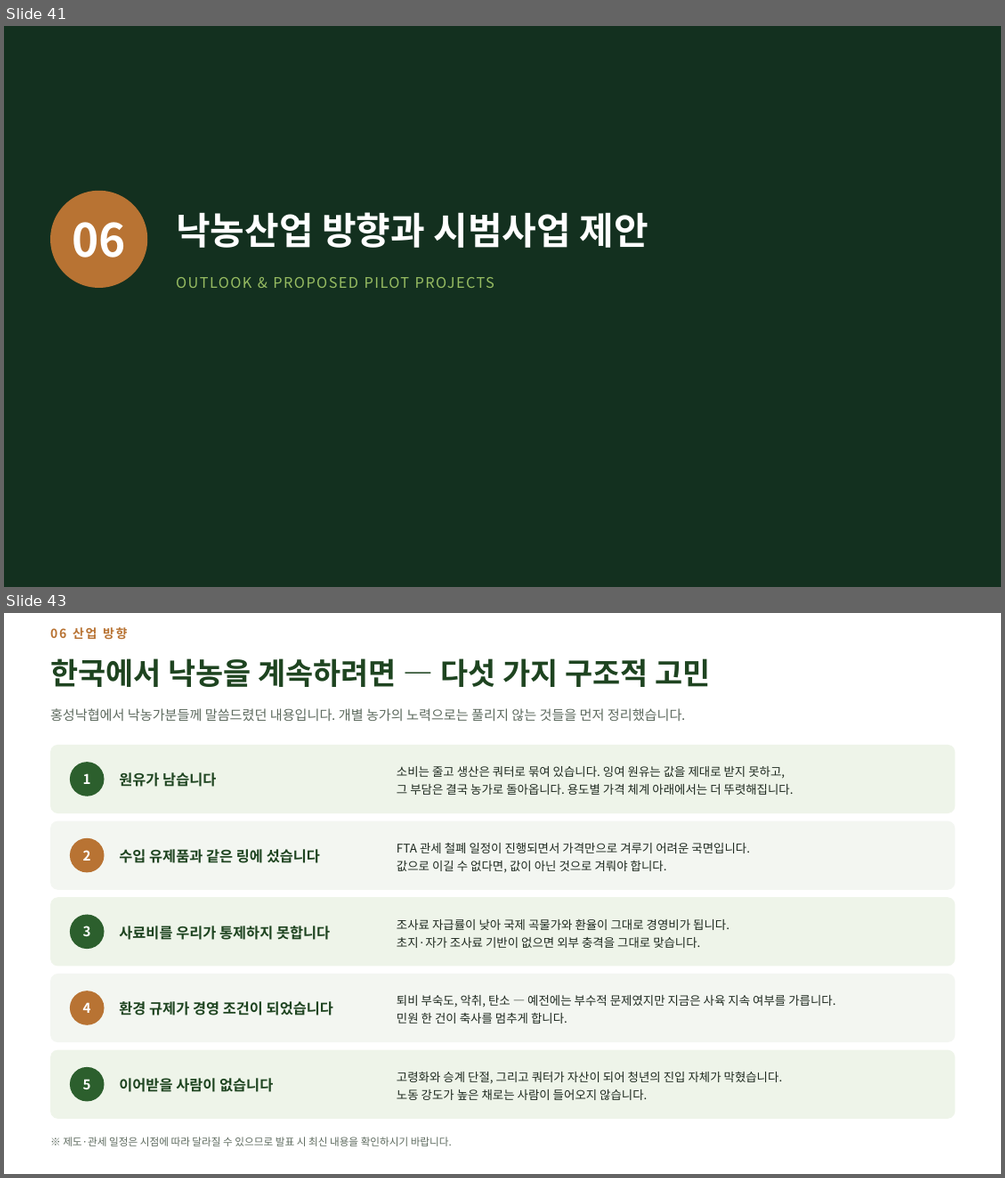
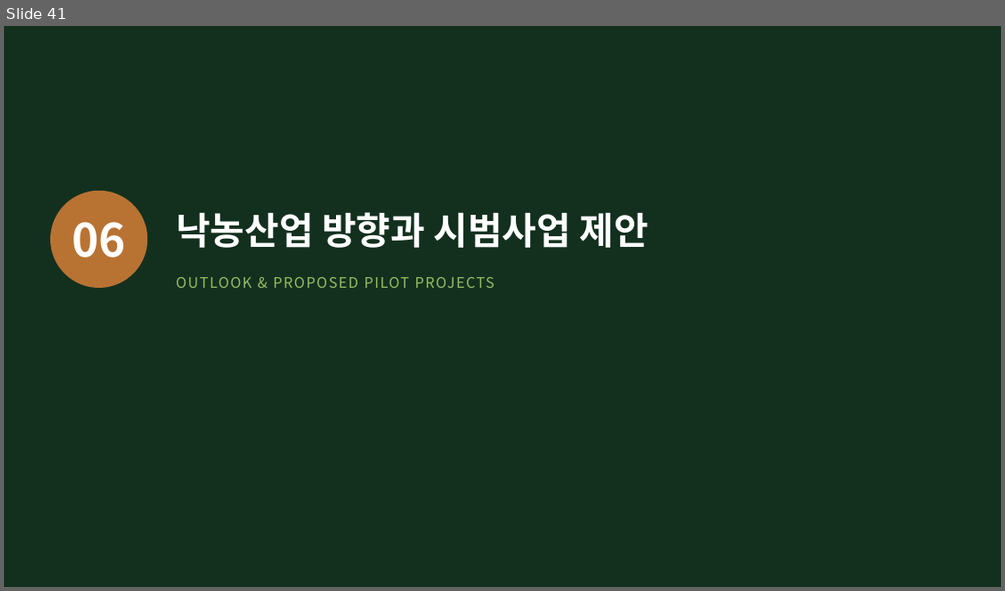
Before and after one commit to hhj3150/Dr-Ha--agent, a slide deck: deliverables/2026-08-10-nias-seminar/저지종_유가공목장_운영_현장사례.pptx. Shown one above the other, each under a label of ours: slides 41 and 43 before the commit, slide 41 after it; the slides between them are not shown. The pictures are 1005x1178 and 1005x591 pixels, drawn with LibreOffice and Linux fonts; fonts in the diff are those of the drawing. Boxes give left, top, right and bottom in pixels: in the first picture for what was removed or moved away, otherwise in the second. Text is boxed around its words. In the diff, an @@ line names an element or a change of style, - is before the commit and + after.

```diff
--- a/deliverables/2026-08-10-nias-seminar/저지종_유가공목장_운영_현장사례.pptx
+++ b/deliverables/2026-08-10-nias-seminar/저지종_유가공목장_운영_현장사례.pptx
@@ slide 43 removed at [4, 613, 1001, 1174], background #FFFFFF @@
@@ text removed at [50, 627, 127, 639] @@
-06 산업 방향
@@ text removed at [50, 658, 710, 687] @@
-한국에서 낙농을 계속하려면 — 다섯 가지 구조적 고민
@@ text removed at [50, 708, 685, 721] @@
-홍성낙협에서 낙농가분들께 말씀드렸던 내용입니다. 개별 농가의 노력으로는 풀리지 않는 것들을 먼저 정리했습니다.
@@ rounded rectangle removed at [50, 745, 955, 813] @@
@@ ellipse removed at [70, 762, 105, 796] @@
@@ text removed at [119, 772, 216, 787] @@
-원유가 남습니다
@@ text removed at [396, 766, 793, 795] @@
-소비는 줄고 생산은 쿼터로 묶여 있습니다. 잉여 원유는 값을 제대로 받지 못하고,
-그 부담은 결국 농가로 돌아옵니다. 용도별 가격 체계 아래에서는 더 뚜렷해집니다.
@@ text removed at [83, 773, 91, 784] @@
-1
@@ rounded rectangle removed at [50, 821, 955, 890] @@
@@ ellipse removed at [70, 838, 105, 873] @@
@@ text removed at [83, 850, 91, 860] @@
-2
@@ text removed at [119, 849, 320, 863] @@
-수입 유제품과 같은 링에 섰습니다
@@ text removed at [396, 843, 750, 873] @@
-FTA 관세 철폐 일정이 진행되면서 가격만으로 겨루기 어려운 국면입니다.
-값으로 이길 수 없다면, 값이 아닌 것으로 겨뤄야 합니다.
@@ rounded rectangle removed at [50, 897, 955, 966] @@
@@ ellipse removed at [70, 915, 105, 949] @@
@@ text removed at [83, 925, 91, 936] @@
-3
@@ text removed at [119, 925, 330, 940] @@
-사료비를 우리가 통제하지 못합니다
@@ text removed at [396, 919, 729, 948] @@
-조사료 자급률이 낮아 국제 곡물가와 환율이 그대로 경영비가 됩니다.
-초지·자가 조사료 기반이 없으면 외부 충격을 그대로 맞습니다.
@@ rounded rectangle removed at [50, 973, 955, 1042] @@
@@ ellipse removed at [70, 990, 105, 1025] @@
@@ text removed at [83, 1002, 91, 1013] @@
-4
@@ text removed at [119, 1001, 333, 1015] @@
-환경 규제가 경영 조건이 되었습니다
@@ text removed at [396, 995, 835, 1023] @@
-퇴비 부숙도, 악취, 탄소 — 예전에는 부수적 문제였지만 지금은 사육 지속 여부를 가릅니다.
-민원 한 건이 축사를 멈추게 합니다.
@@ rounded rectangle removed at [50, 1050, 955, 1119] @@
@@ ellipse removed at [70, 1067, 105, 1102] @@
@@ text removed at [83, 1078, 91, 1089] @@
-5
@@ text removed at [119, 1078, 273, 1092] @@
-이어받을 사람이 없습니다
@@ text removed at [396, 1071, 783, 1100] @@
-고령화와 승계 단절, 그리고 쿼터가 자산이 되어 청년의 진입 자체가 막혔습니다.
-노동 강도가 높은 채로는 사람이 들어오지 않습니다.
@@ rounded rectangle removed at [50, 1130, 955, 1130] @@
@@ text removed at [63, 1136, 452, 1146] @@
-※ 제도·관세 일정은 시점에 따라 달라질 수 있으므로 발표 시 최신 내용을 확인하시기 바랍니다.
```
Also in this commit, not shown: 4 slides changed, 4 slides added, 1 other slide removed, 5 other files.
